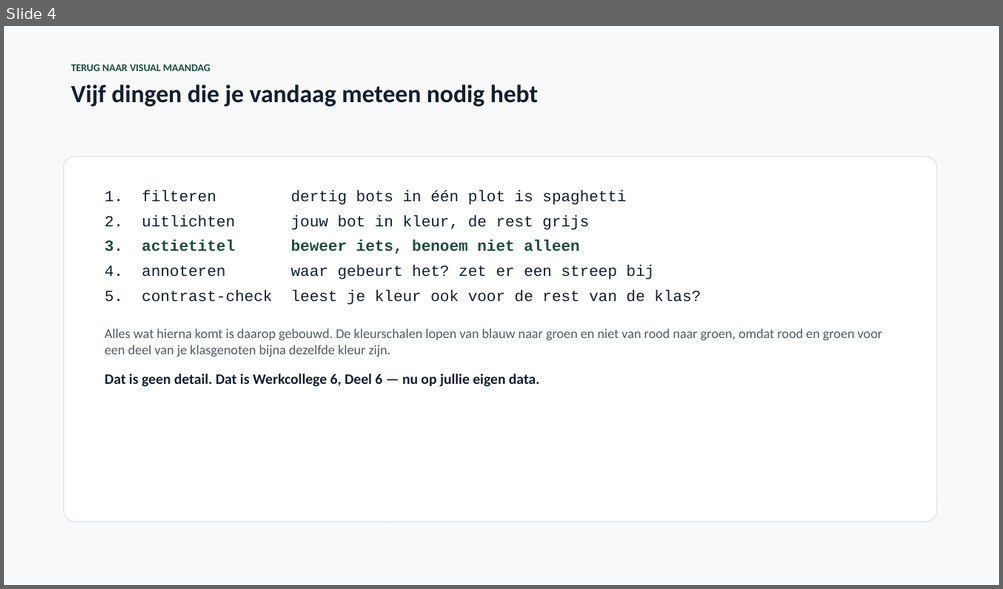
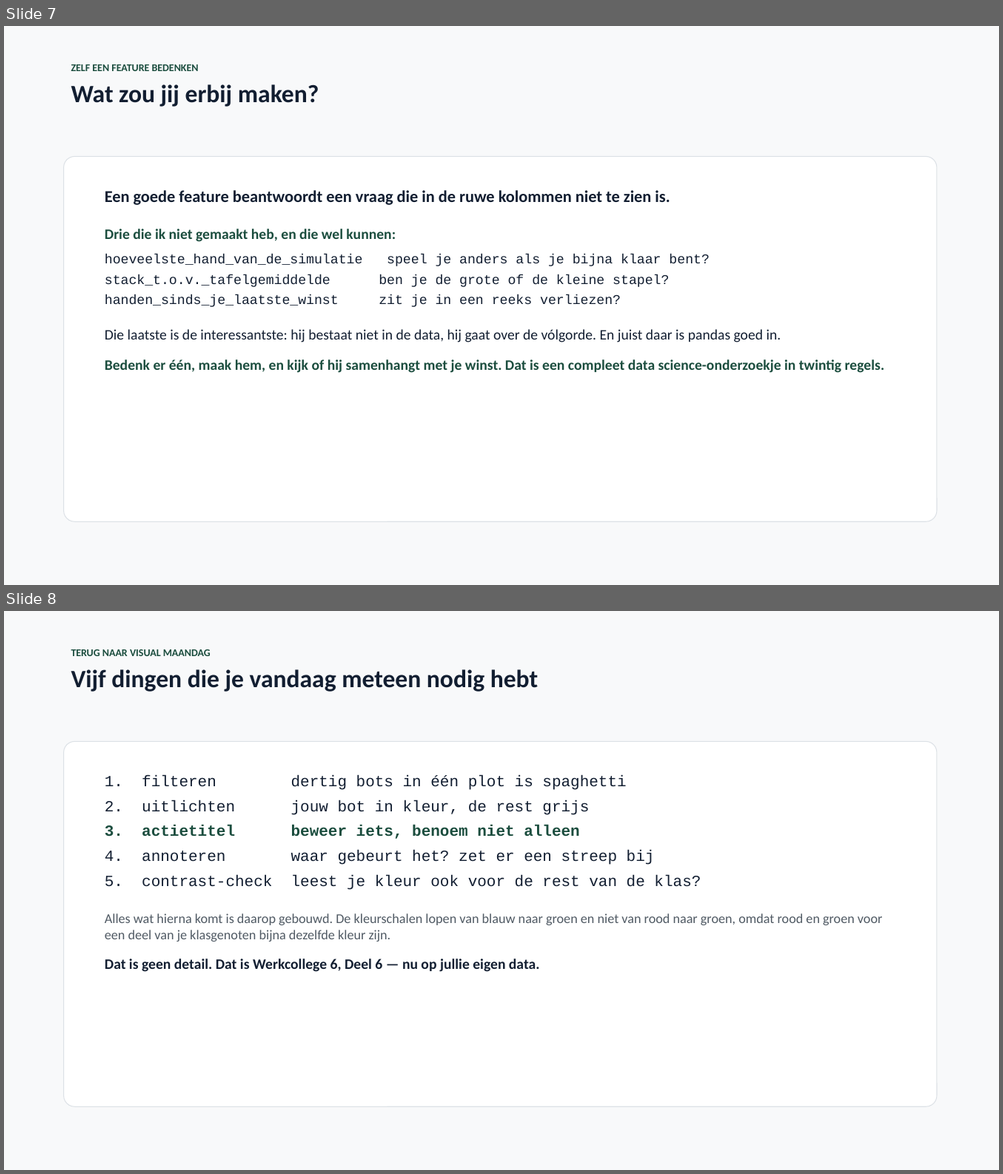
Before and after one commit to finturion/poker-analytics-challenge, a slide deck: powerpoints/Data_Science_Werkcollege8.pptx. Shown one above the other, each under a label of ours: slide 4 before the commit, slides 7 and 8 after it. The pictures are 1003x589 and 1003x1174 pixels, drawn with LibreOffice and Linux fonts; fonts in the diff are those of the drawing. Boxes give left, top, right and bottom in pixels: in the first picture for what was removed or moved away, otherwise in the second. Text is boxed around its words. In the diff, an @@ line names an element or a change of style, - is before the commit and + after.

```diff
--- a/powerpoints/Data_Science_Werkcollege8.pptx
+++ b/powerpoints/Data_Science_Werkcollege8.pptx
@@ slide 7 added at [4, 26, 999, 585], background #FFFFFF @@
@@ rectangle added at [4, 26, 999, 585], fill #F8F9FA @@
@@ text added at [71, 64, 319, 107], 10 pt, text #1B4D3E, bold @@
+ZELF EEN FEATURE BEDENKEN
+Wat zou jij erbij maken?
@@ rounded rectangle added at [64, 156, 936, 522], fill #FFFFFF, outline #DCE1E6 0.75 pt @@
@@ text added at [105, 190, 885, 373], 14 pt, text #121E31 @@
+Een goede feature beantwoordt een vraag die in de ruwe kolommen niet te zien is.
+Drie die ik niet gemaakt heb, en die wel kunnen:
+hoeveelste_hand_van_de_simulatie speel je anders als je bijna klaar bent?
+stack_t.o.v._tafelgemiddelde ben je de grote of de kleine stapel?
+handen_sinds_je_laatste_winst zit je in een reeks verliezen?
+Die laatste is de interessantste: hij bestaat niet in de data, hij gaat over de vólgorde. En juist daar is pandas goed in.
+Bedenk er één, maak hem, en kijk of hij samenhangt met je winst. Dat is een compleet data science-onderzoekje in twintig regels.
@@ what was slide 4 is now slide 8 @@
```
Also in this commit, not shown: 4 other slides added, 1 slide removed, 6 other files.
